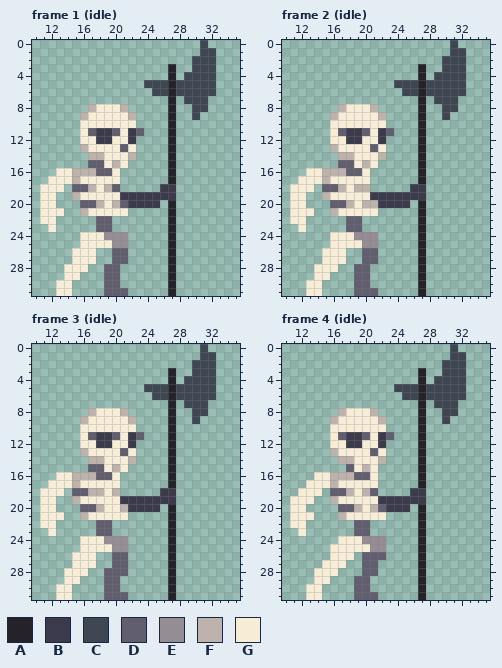
Pixel-art file, stored at examples/2d_animation_player/assets/skeleton/Skeleton Idle.ase. Above: the version before the commit.
36x32 pixels, 11 frames. Shown: frame 1 (idle): x 10..35, y 0..31; frame 2 (idle): x 10..35, y 0..31; frame 3 (idle): x 10..35, y 0..31; frame 4 (idle): x 10..35, y 0..31. The commit also changed other frames, which this record leaves out.
Visible layers, top first: "head", "body", "arms", "legs".
Palette (. is transparent): A #252329  B #3b3b4d  C #3e4652  D #615e70  E #968c94  F #bdb3ac  G #f7ecd5
Pixels before, frame 1 (idle), first column x 11:
 0 ....................C.
 1 ....................CC
 2 ...................CCC
 3 ................A..CCC
 4 ................A.CCCC
 5 .............CCCACCCCC
 6 ..............CCACCCCC
 7 ................A.CCC.
 8 ......FGGGF.....A..CC.
 9 .....FGGGGGF....A..C..
10 .....GGGGGGG....A.....
11 .....GDBBDGBD...A.....
12 .....GGBBGGB....A.....
13 .....FGGGGDG....A.....
14 ......FFGGGF....A.....
15 ......DDGFG.....A.....
16 ..GGFFFDDG......A.....
17 .GGGFGGGGG......A.....
18 GGG.DDFGFD.....BB.....
19 GG..FGGGGGBBBBBBB.....
20 GG...DDFGFDBBBB.A.....
21 GGG..FGGGGG.....A.....
22 GG.....DD.......A.....
23 .G.....DD.......A.....
24 .....GGGEEE.....A.....
25 .....GGGGEE.....A.....
26 ....GGG..DD.....A.....
27 ....GGG..DD.....A.....
28 ...GGG..DD......A.....
29 ...GG...DD......A.....
30 ..GG....DD......A.....
31 ..GG....DDD.....A.....
Pixels before, frame 2 (idle), first column x 11:
 0 ....................C.
 1 ....................CC
 2 ...................CCC
 3 ................A..CCC
 4 ................A.CCCC
 5 .............CCCACCCCC
 6 ..............CCACCCCC
 7 ................A.CCC.
 8 ......FGGGF.....A..CC.
 9 .....FGGGGGF....A..C..
10 .....GGGGGGG....A.....
11 .....GDBBDGBD...A.....
12 .....GGBBGGB....A.....
13 .....FGGGGDG....A.....
14 ......FFGGGF....A.....
15 ......DDGFG.....A.....
16 ..GGFFFDDG......A.....
17 .GGGFGGGGG......A.....
18 GGG.DDFGFF.....BB.....
19 GG..FGGGGGBBBBBBB.....
20 GG...DDFGFFBBBB.A.....
21 GGG..FGGGGG.....A.....
22 GG.....DD.......A.....
23 .G.....DD.......A.....
24 .....GGGEEE.....A.....
25 .....GGGGEE.....A.....
26 ....GGG..DD.....A.....
27 ....GGG..DD.....A.....
28 ...GGG..DD......A.....
29 ...GG...DD......A.....
30 ..GG....DD......A.....
31 ..GG....DDD.....A.....
Pixels before, frame 3 (idle), first column x 11:
 0 ....................C.
 1 ....................CC
 2 ...................CCC
 3 ................A..CCC
 4 ................A.CCCC
 5 .............CCCACCCCC
 6 ..............CCACCCCC
 7 ................A.CCC.
 8 ......FGGGF.....A..CC.
 9 .....FGGGGGF....A..C..
10 .....GGGGGGG....A.....
11 .....GDBBDGBD...A.....
12 .....GGBBGGB....A.....
13 .....FGGGGDG....A.....
14 ......FFGGGF....A.....
15 ......DDGFG.....A.....
16 ..GGFFFDDG......A.....
17 .GGGFGGGGG......A.....
18 GGG.DDFFGF.....BB.....
19 GG..FGGGGGBBBBBBB.....
20 GG...DDFGGFBBBB.A.....
21 GGG..FGGGGG.....A.....
22 GG.....DD.......A.....
23 .G.....DD.......A.....
24 .....GGGEEE.....A.....
25 .....GGGGEE.....A.....
26 ....GGG..DD.....A.....
27 ....GGG..DD.....A.....
28 ...GGG..DDD.....A.....
29 ...GG...DD......A.....
30 ..GG....DD......A.....
31 ..GG....DDD.....A.....
Pixels before, frame 4 (idle), first column x 11:
 0 ....................C.
 1 ....................CC
 2 ...................CCC
 3 ................A..CCC
 4 ................A.CCCC
 5 .............CCCACCCCC
 6 ..............CCACCCCC
 7 ................A.CCC.
 8 ......FGGGF.....A..CC.
 9 .....FGGGGGF....A..C..
10 .....GGGGGGG....A.....
11 .....GDBBDGBD...A.....
12 .....GGBBGGB....A.....
13 .....FGGGGDG....A.....
14 ......FFGGGF....A.....
15 .......DGFG.....A.....
16 ...GGFFFDDG.....A.....
17 ..GGGFGGGGG.....A.....
18 .GGG.DDFGFD....BB.....
19 GGG..FGGGGGBBBBBB.....
20 GG....DDFGFDBBB.A.....
21 GGG...FGGGGG....A.....
22 GG......DD......A.....
23 .G......DD......A.....
24 ......GGGEEE....A.....
25 .....GGGGGEE....A.....
26 .....GGG.DDD....A.....
27 ....GGG..DD.....A.....
28 ...GGG...DD.....A.....
29 ...GG...DD......A.....
30 ..GG....DD......A.....
31 ..GG....DDD.....A.....
And afterwards:
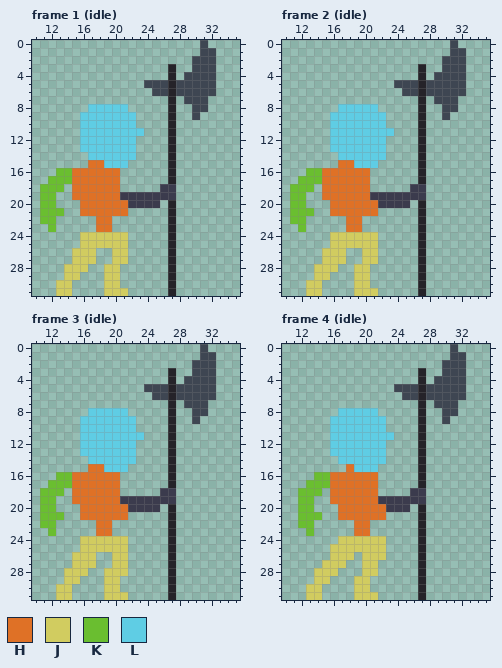
Colours new in this view: H #df7126  J #d1cc60  K #6abe30  L #5fcde4
Changes in this commit:
Changed rows in their new state; - is an unchanged pixel.
Frame 1 (idle):
first column x 11:
 8 ------LLLLL--
 9 -----LLLLLLL-
10 -----LLLLLLL-
11 -----LLLLLLLL
12 -----LLLLLLL-
13 -----LLLLLLL-
14 ------LLLLLL-
15 ------HHLLL--
16 --KKHHHHHH---
17 -KKKHHHHHH---
18 KKK-HHHHHH---
19 KK--HHHHHH---
20 KK---HHHHHH--
21 KKK--HHHHHH--
22 KK-----HH----
23 -K-----HH----
24 -----JJJJJJ--
25 -----JJJJJJ--
26 ----JJJ--JJ--
27 ----JJJ--JJ--
28 ---JJJ--JJ---
29 ---JJ---JJ---
30 --JJ----JJ---
31 --JJ----JJJ--
Frame 2 (idle): the same change as frame 1 (idle)
Frame 3 (idle):
first column x 11:
 8 ------LLLLL--
 9 -----LLLLLLL-
10 -----LLLLLLL-
11 -----LLLLLLLL
12 -----LLLLLLL-
13 -----LLLLLLL-
14 ------LLLLLL-
15 ------HHLLL--
16 --KKHHHHHH---
17 -KKKHHHHHH---
18 KKK-HHHHHH---
19 KK--HHHHHH---
20 KK---HHHHHH--
21 KKK--HHHHHH--
22 KK-----HH----
23 -K-----HH----
24 -----JJJJJJ--
25 -----JJJJJJ--
26 ----JJJ--JJ--
27 ----JJJ--JJ--
28 ---JJJ--JJJ--
29 ---JJ---JJ---
30 --JJ----JJ---
31 --JJ----JJJ--
Frame 4 (idle):
first column x 11:
 8 ------LLLLL--
 9 -----LLLLLLL-
10 -----LLLLLLL-
11 -----LLLLLLLL
12 -----LLLLLLL-
13 -----LLLLLLL-
14 ------LLLLLL-
15 -------HLLL--
16 ---KKHHHHHH--
17 --KKKHHHHHH--
18 -KKK-HHHHHH--
19 .KK--HHHHHH--
20 .KK---HHHHHH-
21 .KKK--HHHHHH-
22 .KK-----HH---
23 -.K-----HH---
24 ------JJJJJJ-
25 -----JJJJJJJ-
26 -----JJJ-JJJ-
27 ----JJJ--JJ--
28 ---JJJ---JJ--
29 ---JJ---JJ---
30 --JJ----JJ---
31 --JJ----JJJ--
